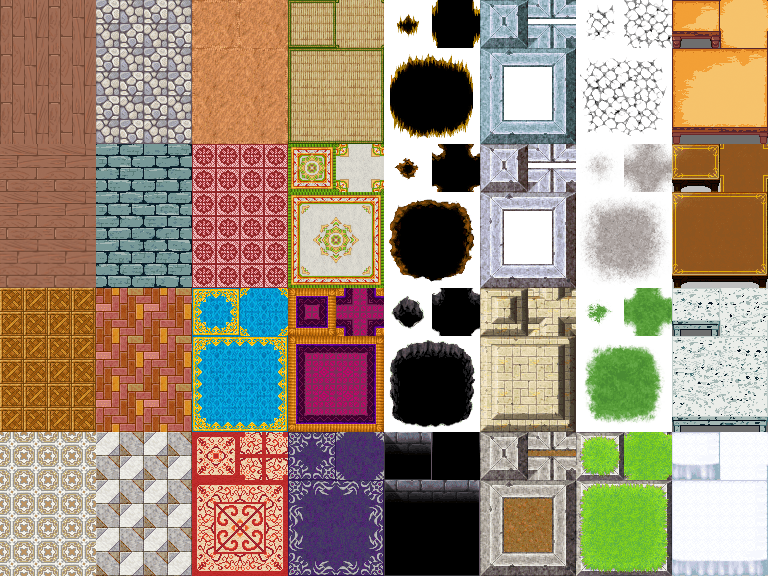
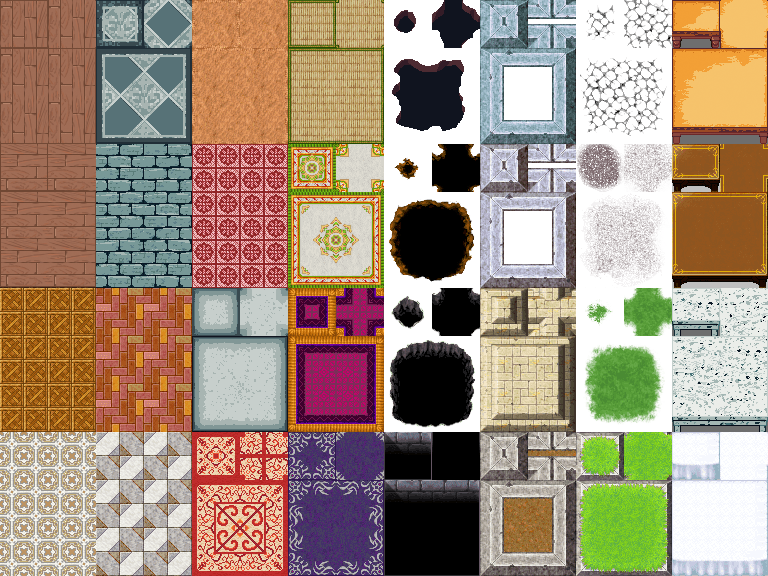
Layers edited between the first and the second (768, 576) image:
added layer "Layer 7" above "Layer 6" over (x1=192, y1=288, x2=288, y2=432)
added layer "Layer 6" above "Carpet" over (x1=576, y1=144, x2=672, y2=288)
added layer "Layer 5" above "WoodenFloor" over (x1=96, y1=0, x2=192, y2=144)
added layer "WoodenFloor" above "Group 2" over (x1=0, y1=0, x2=96, y2=144)
hid group "Group 2" (2 layers) over (x1=0, y1=0, x2=96, y2=144)
removed layer "InsideFloor1 copy 9" (1st of 2, in "Group 2") from group "Group 2" over (x1=48, y1=96, x2=96, y2=144)
removed layer "InsideFloor1 copy 9" (2nd of 2, in "Group 2") from group "Group 2" over (x1=0, y1=143, x2=48, y2=144)
removed layer "InsideFloor1 copy 8" (1st of 2, in "Group 2") from group "Group 2" over (x1=48, y1=48, x2=96, y2=96)
removed layer "InsideFloor1 copy 8" (2nd of 2, in "Group 2") from group "Group 2" over (x1=0, y1=48, x2=48, y2=49)
removed layer "InsideFloor1 copy 7" from group "Group 2" over (x1=95, y1=0, x2=96, y2=48)
renamed "InsideFloor1 copy 6" to "InsideFloor1", painted on it over (x1=0, y1=0, x2=48, y2=48)
added layer "WoodenFloor2" above "Group 1" over (x1=0, y1=144, x2=96, y2=287)
hid group "Group 1" (2 layers) over (x1=0, y1=144, x2=96, y2=288)
removed layer "InsideFloor1 copy 5" from group "Group 1" over (x1=48, y1=144, x2=96, y2=192)
removed layer "InsideFloor1 copy 3" from group "Group 1" over (x1=48, y1=192, x2=96, y2=240)
removed layer "InsideFloor1 copy 4" from group "Group 1" over (x1=0, y1=144, x2=48, y2=192)
removed layer "InsideFloor1 copy" from group "Group 1" over (x1=0, y1=192, x2=48, y2=240)
removed layer "InsideFloor1 copy 2" from group "Group 1" over (x1=48, y1=240, x2=96, y2=288)
painted on "InsideFloor1" (4th of 4, in "Group 1") over (x1=0, y1=240, x2=48, y2=288)
added layer "Hole" above "Layer 1" over (x1=392, y1=0, x2=480, y2=131)
painted on "Layer 1" over (x1=390, y1=0, x2=672, y2=286)